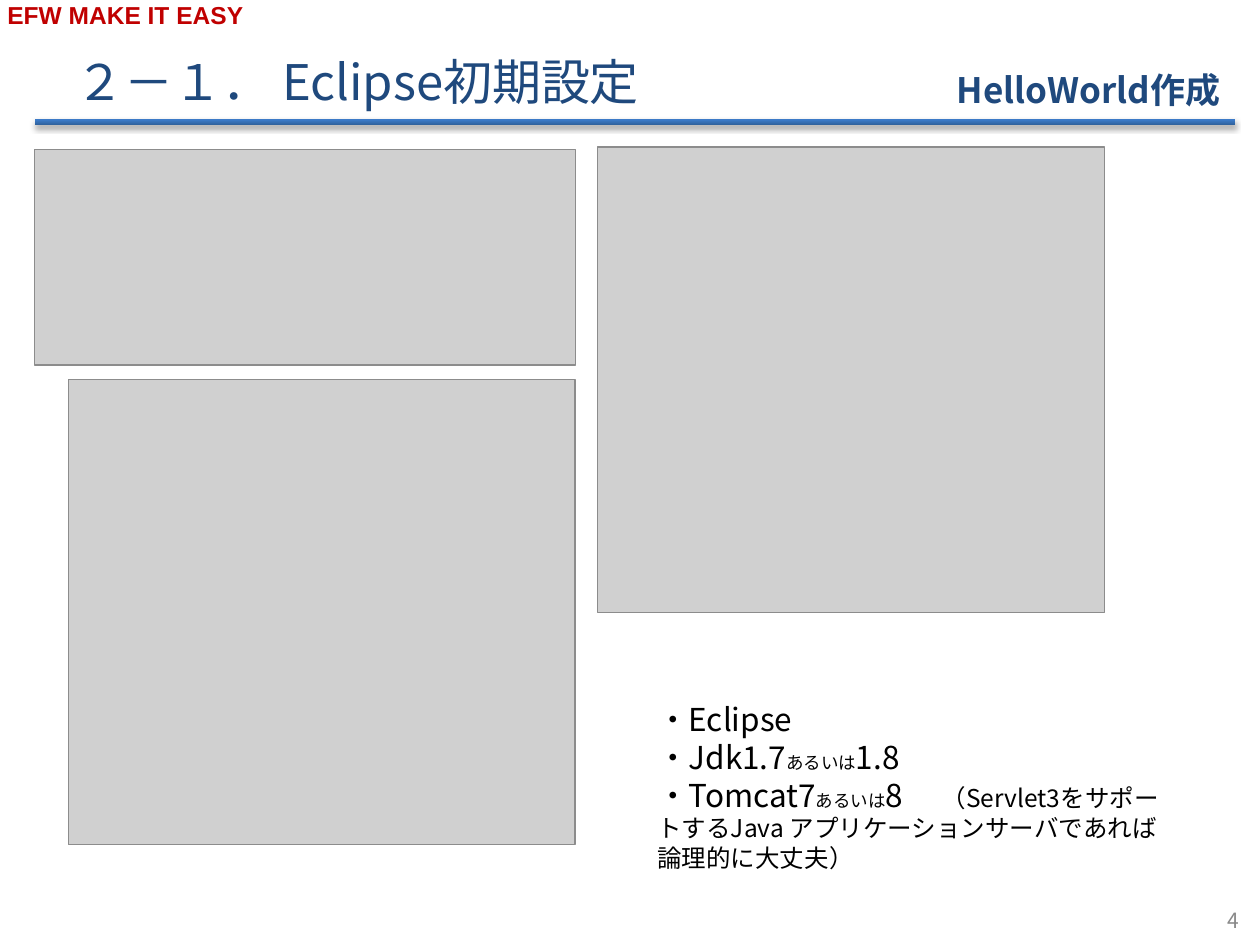
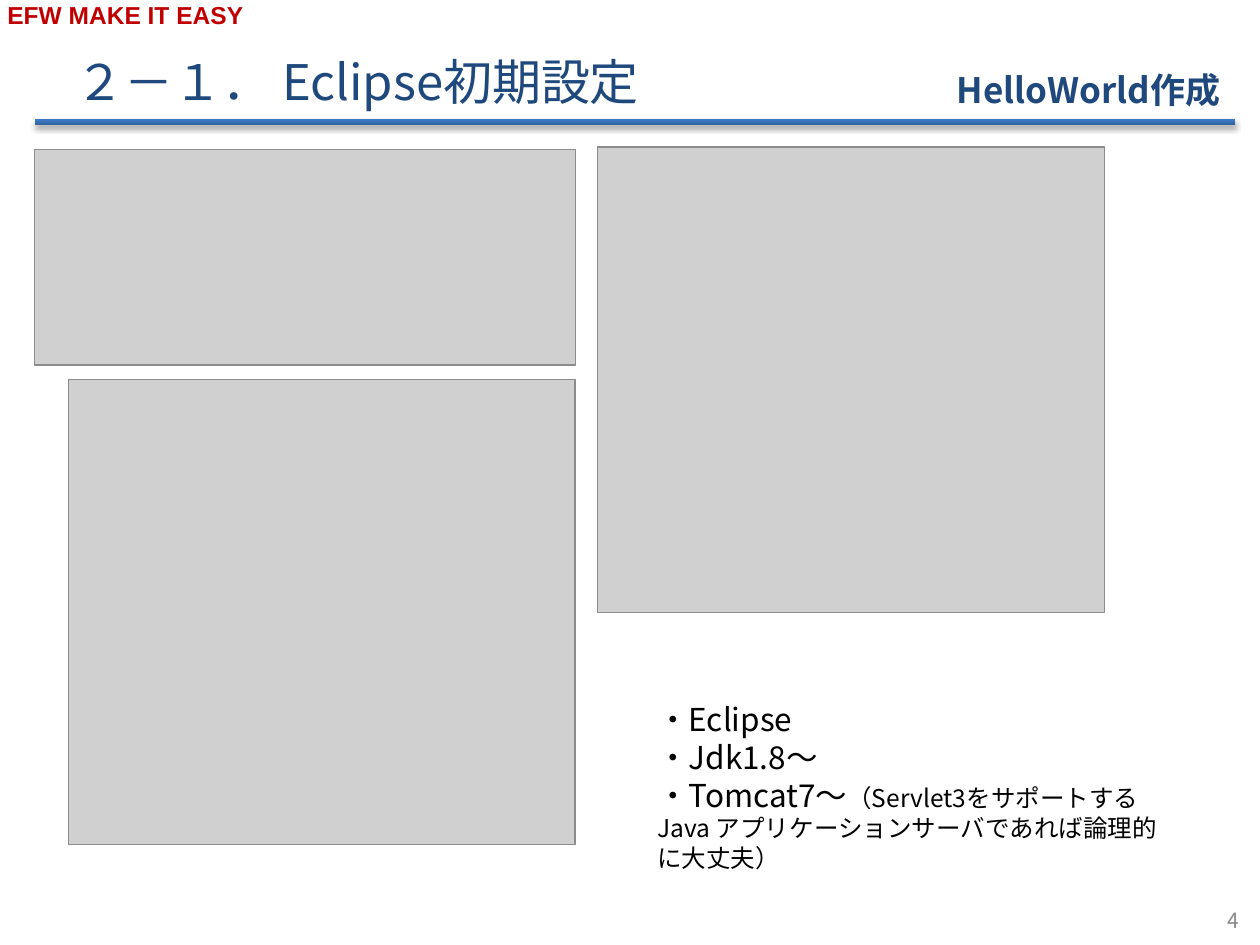
Before and after one commit to efwGrp/efw4_online_ppt, a slide deck: slide 5 of EFWプログラミングv1.3.pptx. Drawn at 1260x945 pixels with LibreOffice and Linux fonts; fonts in the diff are those of the drawing; grey boxes stand for pictures; background and template pictures are left out. Boxes give left, top, right and bottom in pixels: in the first picture for what was removed or moved away, otherwise in the second. Text is boxed around its words. In the diff, an @@ line names an element or a change of style, - is before the commit and + after.

```diff
--- a/EFWプログラミングv1.3.pptx
+++ b/EFWプログラミングv1.3.pptx
@@ text at (657,737,1157,870): text changed @@
-・Jdk1.7あるいは1.8
-・Tomcat7あるいは8 （Servlet3をサポートするJava アプリケーションサーバであれば論理的に大丈夫）
+・Jdk1.8～
+・Tomcat7～（Servlet3をサポートするJava アプリケーションサーバであれば論理的に大丈夫）
```
Also in this commit, not shown: 2 other slides changed, 58 other files.
